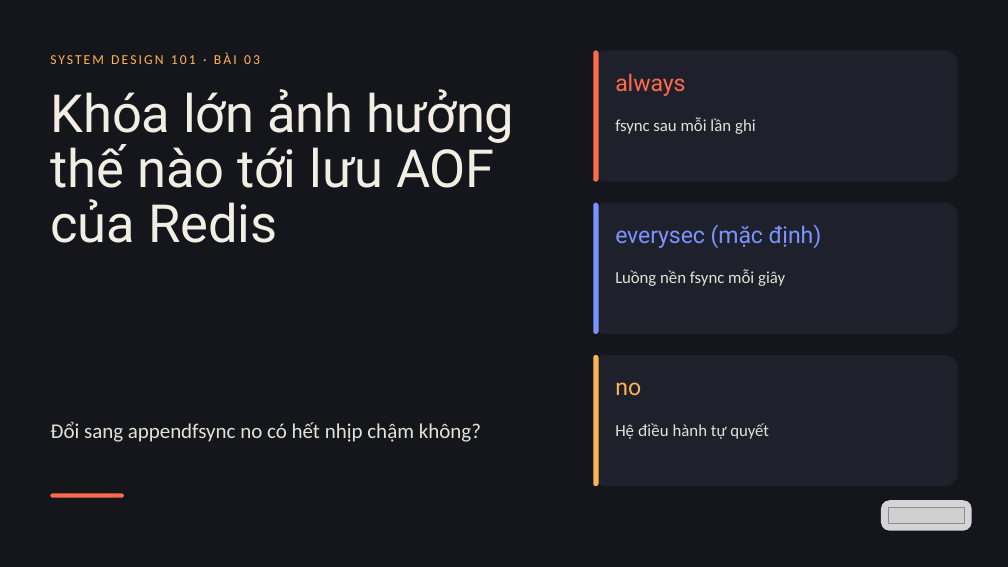
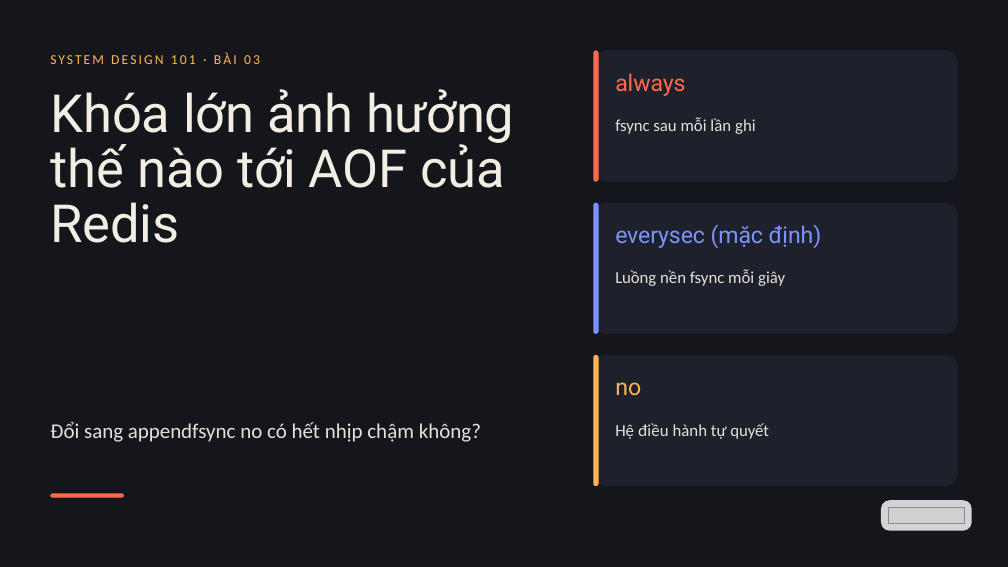
Before and after one commit to vohoailinh90/tool-marketing-studio, a slide deck: slide 1 of system-design-101/vi/lessons/sd-06-003/slides/sd-06-003.pptx. Drawn at 1008x567 pixels with LibreOffice and Linux fonts; fonts in the diff are those of the drawing; grey boxes stand for pictures. Boxes give left, top, right and bottom in pixels: in the first picture for what was removed or moved away, otherwise in the second. Text is boxed around its words. In the diff, an @@ line names an element or a change of style, - is before the commit and + after.

```diff
--- a/system-design-101/vi/lessons/sd-06-003/slides/sd-06-003.pptx
+++ b/system-design-101/vi/lessons/sd-06-003/slides/sd-06-003.pptx
@@ text at (x1=50, y1=89, x2=514, y2=243): text changed @@
-Khóa lớn ảnh hưởng thế nào tới lưu AOF của Redis
+Khóa lớn ảnh hưởng thế nào tới AOF của Redis
```
Also in this commit, not shown: 1 other file.
